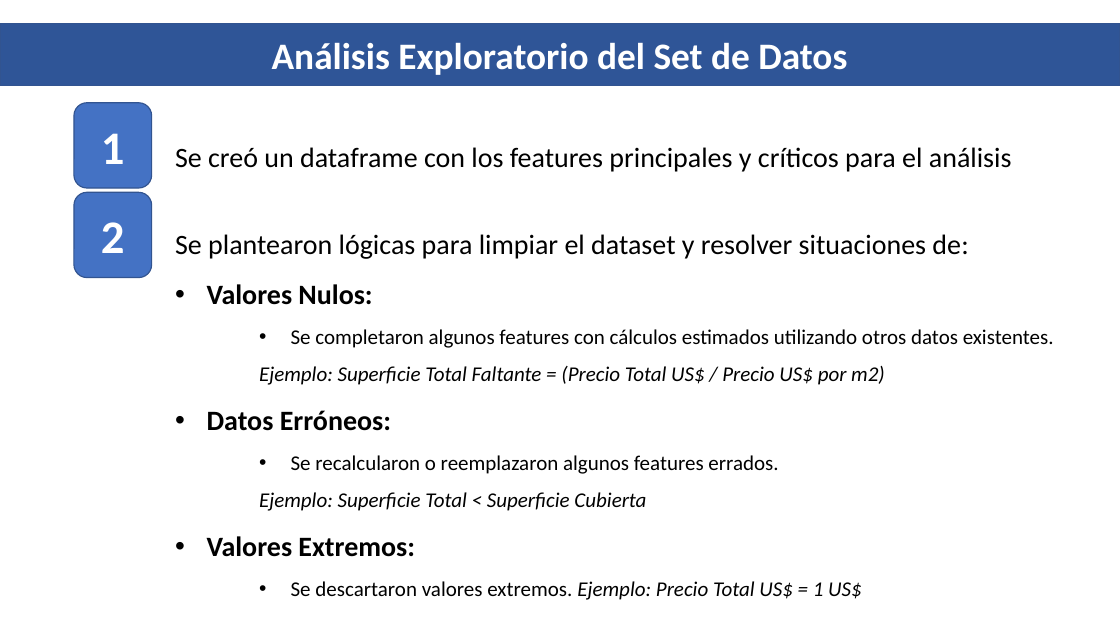
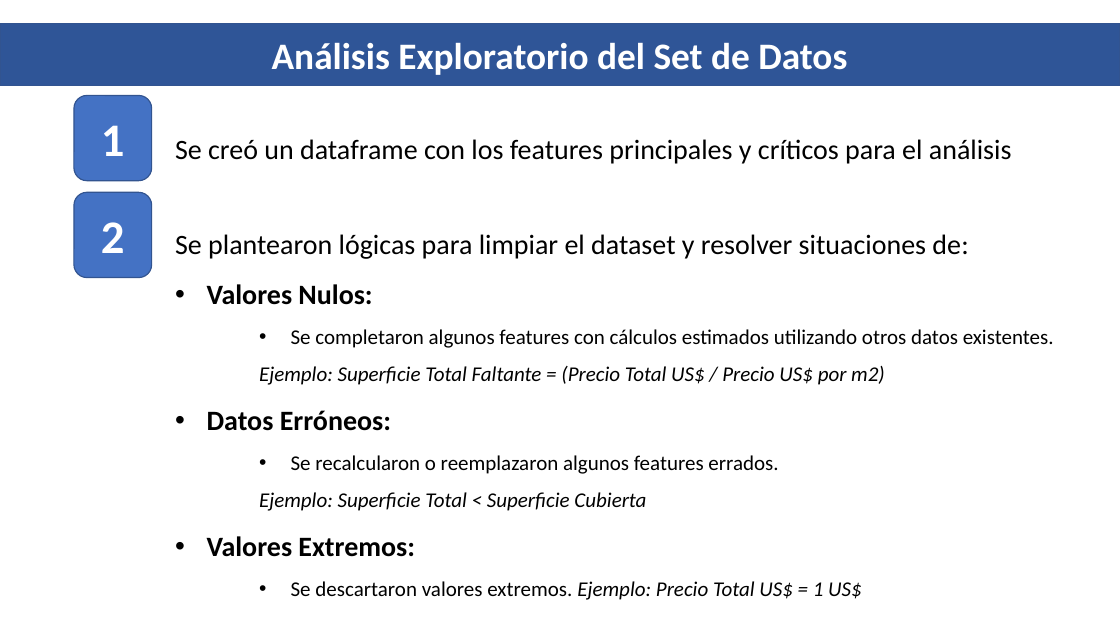
Before and after one commit to mnuclle/DiploDatos, a slide deck: slide 4 of 00 - Mentorias/6. Mentoria PPT Final/Presentación Mentoría DiploDatos.pptx. Drawn at 1120x630 pixels with LibreOffice and Linux fonts; fonts in the diff are those of the drawing. Boxes give left, top, right and bottom in pixels: in the first picture for what was removed or moved away, otherwise in the second. Text is boxed around its words. In the diff, an @@ line names an element or a change of style, - is before the commit and + after.

```diff
--- a/00 - Mentorias/6. Mentoria PPT Final/Presentación Mentoría DiploDatos.pptx
+++ b/00 - Mentorias/6. Mentoria PPT Final/Presentación Mentoría DiploDatos.pptx
@@ rounded rectangle "1": place and size @@
-rounded rectangle "1" at [74, 103, 152, 187]
+rounded rectangle "1" at [74, 96, 152, 181]
@@ text "Se creó un dataframe con ...": place and size @@
-text "Se creó un dataframe con ..." at [175, 147, 1012, 172]
+text "Se creó un dataframe con ..." at [175, 139, 1012, 164]
```
Also in this commit, not shown: 1 slide added, 1 slide removed.
